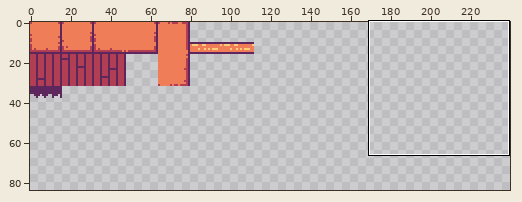
Pixel-art file, stored at res/atlas/world.aseprite. The first picture is a wide view before the edit; the outline marks the close-up.
Close-up. Earlier state:
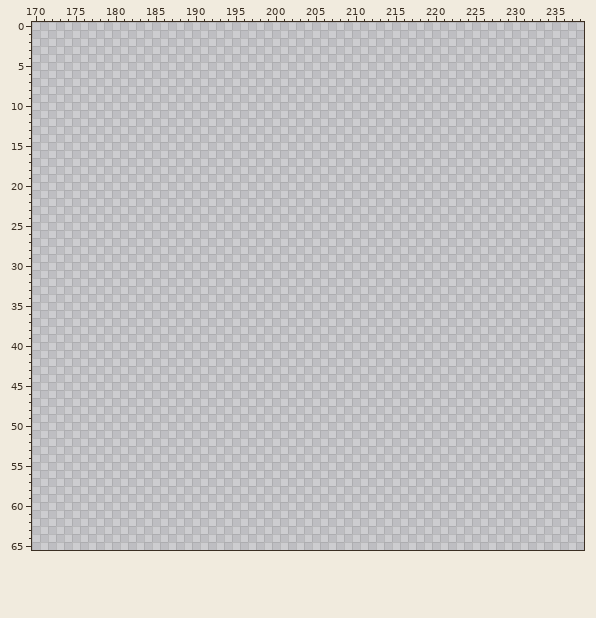
256x256 pixels, 1 frame. Shown: x 170..238, y 0..65. The wide view leaves out empty margins. The commit also changed other parts of the picture, which this record leaves out.
The same view after the edit:
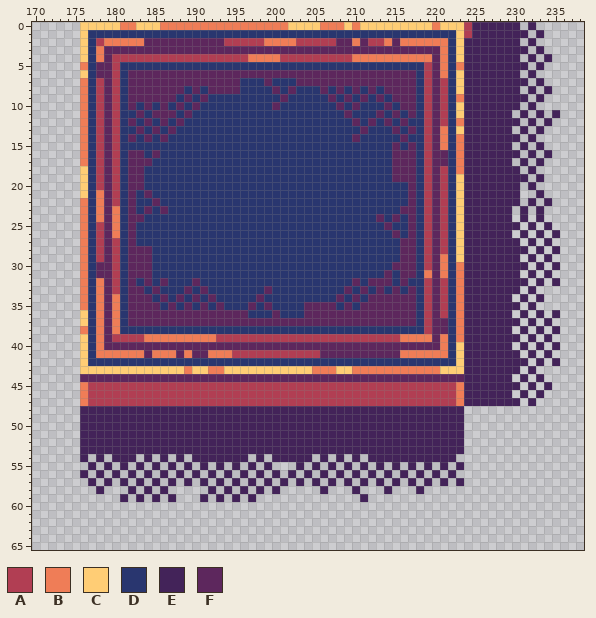
Palette (. is transparent): A #b13e53  B #ef7d57  C #ffcd75  D #29366f  E #432359  F #5d275d
Difference:
@@ x 170..238 @@
- 0 .....................................................................
- 1 .....................................................................
- 2 .....................................................................
- 3 .....................................................................
- 4 .....................................................................
- 5 .....................................................................
- 6 .....................................................................
- 7 .....................................................................
- 8 .....................................................................
- 9 .....................................................................
-10 .....................................................................
-11 .....................................................................
-12 .....................................................................
-13 .....................................................................
-14 .....................................................................
-15 .....................................................................
-16 .....................................................................
-17 .....................................................................
-18 .....................................................................
-19 .....................................................................
-20 .....................................................................
-21 .....................................................................
-22 .....................................................................
-23 .....................................................................
-24 .....................................................................
-25 .....................................................................
-26 .....................................................................
-27 .....................................................................
-28 .....................................................................
-29 .....................................................................
-30 .....................................................................
-31 .....................................................................
-32 .....................................................................
-33 .....................................................................
-34 .....................................................................
-35 .....................................................................
-36 .....................................................................
-37 .....................................................................
-38 .....................................................................
-39 .....................................................................
-40 .....................................................................
-41 .....................................................................
-42 .....................................................................
-43 .....................................................................
-44 .....................................................................
-45 .....................................................................
-46 .....................................................................
-47 .....................................................................
-48 .....................................................................
-49 .....................................................................
-50 .....................................................................
-51 .....................................................................
-52 .....................................................................
-53 .....................................................................
-54 .....................................................................
-55 .....................................................................
-56 .....................................................................
-57 .....................................................................
-58 .....................................................................
-59 .....................................................................
+ 0 ......CCCCCBBCCCBBBBBBBBBBBBBBBBCCCCBBBCBCCCCCCCCCBCCCAEEEEEE.E......
+ 1 ......CDDDDDDDDDDDDDDDDDDDDDDDDDDDDDDDDDDDDDDDDDDDDDDCAEEEEEEE.E.....
+ 2 ......CDABBBBBFFFFFFFFFFAAAAABBBBAAAAAFFBFAABFBBBBBBDCEEEEEEE.E......
+ 3 ......CDBFFFFFFFFFFFFFFFFFFFFFFFFFFFFFFFFFFFFFFFFFFBDCEEEEEEEE.E.....
+ 4 ......CDBFAAAAAAAAAAAAAAAAABBBBAAAAAAAAABBBBBBBBBBFBDCEEEEEEE.E.E....
+ 5 ......BDFFADDDDDDDDDDDDDDDDDDDDDDDDDDDDDDDDDDDDDDAFBDBEEEEEEEE.E.....
+ 6 ......CDFFADFFFFFFFFFFFFFFFFFFFFFFFFFFFFFFFFFFFFDAFBDCEEEEEEE.E......
+ 7 ......BDAFADFFFFFFFFFFFFFFDDDFDDDFFFFFFFFFFFFFFFDAFADCEEEEEEEE.E.....
+ 8 ......BDAFADFFFFFFFDFDFFFFDDDDFDFDDDFDFDFDFDFFFFDAFADCEEEEEEE.E.E....
+ 9 ......BDAFADFFFFFFDFDFDDDDDDDDDFDDDDDFDFDFDFDFFFDAFADBEEEEEEEE.E.....
+10 ......BDAFADFDFDFDFDFDDDDDDDDDFDDDDDDDFDFDDDFDFFDAFADCEEEEEEE.E......
+11 ......BDAFADDFDFFFDFDDDDDDDDDDDDDDDDDDDFDDDFDFDFDAFADCEEEEEE.E.E.E...
+12 ......BDAFADFDFDFDFDDDDDDDDDDDDDDDDDDDDDFDFDFDFDDAFADBEEEEEEE.E.E....
+13 ......BDAFADDFDFDFDDDDDDDDDDDDDDDDDDDDDDDFDDDFDFDAFBDCEEEEEE.E.E.....
+14 ......BDAFADFDFDFDDDDDDDDDDDDDDDDDDDDDDDFDDDDDFDDAFBDBEEEEEEE.E......
+15 ......BDAFADDDDDDDDDDDDDDDDDDDDDDDDDDDDDDDDDDFDFDAFBDBEEEEEE.E.E.....
+16 ......BDAFADFFDFDDDDDDDDDDDDDDDDDDDDDDDDDDDDDFFFDAFFDBEEEEEEE.E.E....
+17 ......BDAFADFFFDDDDDDDDDDDDDDDDDDDDDDDDDDDDDDFFFDAFFDBEEEEEE.E.E.....
+18 ......CDAFADFFDDDDDDDDDDDDDDDDDDDDDDDDDDDDDDDFFFDAFADBEEEEEEE.E......
+19 ......CDAFADFFDDDDDDDDDDDDDDDDDDDDDDDDDDDDDDDFFFDAFADCEEEEEEEE.E.....
+20 ......CDAFADFFDDDDDDDDDDDDDDDDDDDDDDDDDDDDDDDDDFDAFADCEEEEEEE.E......
+21 ......CDBFADFDFDDDDDDDDDDDDDDDDDDDDDDDDDDDDDDDDFDAFADCEEEEEEE..E.....
+22 ......BDBFADFDDFDDDDDDDDDDDDDDDDDDDDDDDDDDDDDDDFDAFADCEEEEEEE.E.E....
+23 ......BDBFBDFDFDFDDDDDDDDDDDDDDDDDDDDDDDDDDDDDFFDAFADCEEEEEE.E.E.....
+24 ......BDBFBDFFDDDDDDDDDDDDDDDDDDDDDDDDDDDDDFDFDFDAFADCEEEEEE.E.E.....
+25 ......BDAFBDFDDDDDDDDDDDDDDDDDDDDDDDDDDDDDDDFDDFDAFADCEEEEEEE.E.E....
+26 ......BDAFBDFDDDDDDDDDDDDDDDDDDDDDDDDDDDDDDDDFDFDAFADCEEEEEE.E.E.E...
+27 ......BDAFADFDDDDDDDDDDDDDDDDDDDDDDDDDDDDDDDDDFFDAFADCEEEEEEE.E.E....
+28 ......BDAFADFFFDDDDDDDDDDDDDDDDDDDDDDDDDDDDDDDFFDAFADCEEEEEEEE.E.E...
+29 ......BDAFADFFFDDDDDDDDDDDDDDDDDDDDDDDDDDDDDDDFFDAFBDCEEEEEEE.E.E....
+30 ......BDFFADFFFDDDDDDDDDDDDDDDDDDDDDDDDDDDDDDFFFDAFBDBEEEEEEEE.E.E...
+31 ......BDFFADFFFDDDDDDDDDDDDDDDDDDDDDDDDDDDDDFDFFDBFBDBEEEEEEE.E.E....
+32 ......BDBFADFDFDFDDDFDDDDDDDDDDDDDDDDDDDFDFFFDFDDAFADBEEEEEEEE.E.E...
+33 ......BDBFADFFDFDDDFDFDDDDDDDFDDDDDDDDDFDFDFDFDFDAFADBEEEEEEE.E......
+34 ......BDBFBDFFFDFDFDFDFDDDDDFDDDDDDDDDFDFDFFFFFFDAFADBEEEEEE.E.E.....
+35 ......BDBFBDFFFFDFDFDFDFDDDFDFDDDDFFFFDFDFFFFFFFDAFADBEEEEEEE.E......
+36 ......CDBFBDFFFFFFFFFFFFFFFDDDFDDDFFFFFFFFFFFFFFDAFADBEEEEEE.E.E.E...
+37 ......CDBFBDFFFFFFFFFFFFFFFFFFFFFFFFFFFFFFFFFFFFDAFFDBEEEEEEE.E.E....
+38 ......BDBFBDDDDDDDDDDDDDDDDDDDDDDDDDDDDDDDDDDDDDDAFFDBEEEEEE.E.E.E...
+39 ......CDBFAAAABBBBBBBBBAAAAAAAAAAAAAAAAAAAAAAABBBBFBDBEEEEEEE.E.E....
+40 ......CDBFFFFFFFFFFFFFFFFFFFFFFFFFFFFFFFFFFFFFFFFFFBDCEEEEEE.E.E.E...
+41 ......CDBBBBBBFBBBFBFFBBBAAAAAAAAAAAFFFFFFFFFFBBBBBBDCEEEEEEE.E.E....
+42 ......CDDDDDDDDDDDDDDDDDDDDDDDDDDDDDDDDDDDDDDDDDDDDDDCEEEEEEEE.E.E...
+43 ......CCCCCCCCCCCCCBCCBBCCCCCCCCCCCBBBCCBBBBBBBBBBBCCCEEEEEEE.E......
+44 ......FFFFFFFFFFFFFFFFFFFFFFFFFFFFFFFFFFFFFFFFFFFFFFFFEEEEEE.E.E.....
+45 ......BAAAAAAAAAAAAAAAAAAAAAAAAAAAAAAAAAAAAAAAAAAAAAABEEEEEEE.E.E....
+46 ......BAAAAAAAAAAAAAAAAAAAAAAAAAAAAAAAAAAAAAAAAAAAAAABEEEEEE.E.E.....
+47 ......BAAAAAAAAAAAAAAAAAAAAAAAAAAAAAAAAAAAAAAAAAAAAAABEEEEEEE.E......
+48 ......EEEEEEEEEEEEEEEEEEEEEEEEEEEEEEEEEEEEEEEEEEEEEEEE...............
+49 ......EEEEEEEEEEEEEEEEEEEEEEEEEEEEEEEEEEEEEEEEEEEEEEEE...............
+50 ......EEEEEEEEEEEEEEEEEEEEEEEEEEEEEEEEEEEEEEEEEEEEEEEE...............
+51 ......EEEEEEEEEEEEEEEEEEEEEEEEEEEEEEEEEEEEEEEEEEEEEEEE...............
+52 ......EEEEEEEEEEEEEEEEEEEEEEEEEEEEEEEEEEEEEEEEEEEEEEEE...............
+53 ......EEEEEEEEEEEEEEEEEEEEEEEEEEEEEEEEEEEEEEEEEEEEEEEE...............
+54 ......E.E.EEE.E.E.E.EEEEEEE.E.EEEEE.E.E.E.EEEEEEEEEEE................
+55 .......E.E.E.E.E.E.E.E.E.E.E.E...E.E.E.E.E.E.E.E.E.E.E...............
+56 ......E.E.E.E.E.E.E.E.E.E.E.E.E.E.E.E.E.E.E.E.E.E.E.E................
+57 .......E.E.E.E.E.E.E.E.E.E.E.E.E.E.E.E.E.E.E.E.E.E.E.E...............
+58 ........E...E.E.E.....E.E.E.E.E.....E...E...E...E....................
+59 ...........E.E.E.E...E.E.E.E.............E...........................
 60 .....................................................................
Pixel boxes of the changes (left, top, right, bottom) in both close-ups:
added: (80, 22, 560, 502)
